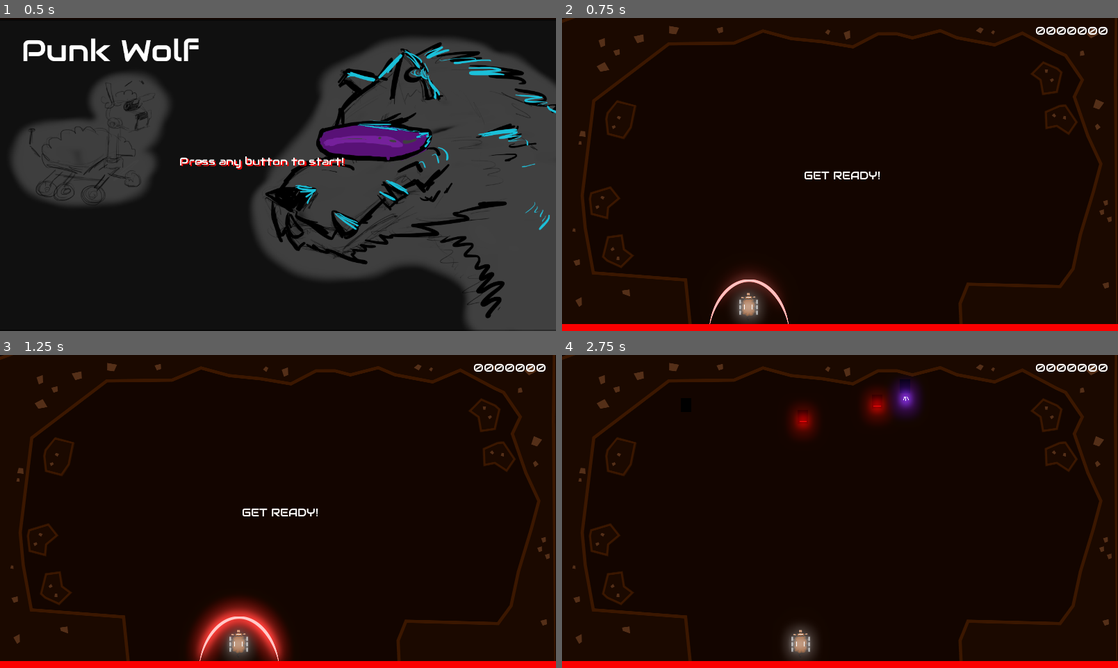
Above: before the commit, frames 1-4 (two rows, left to right).
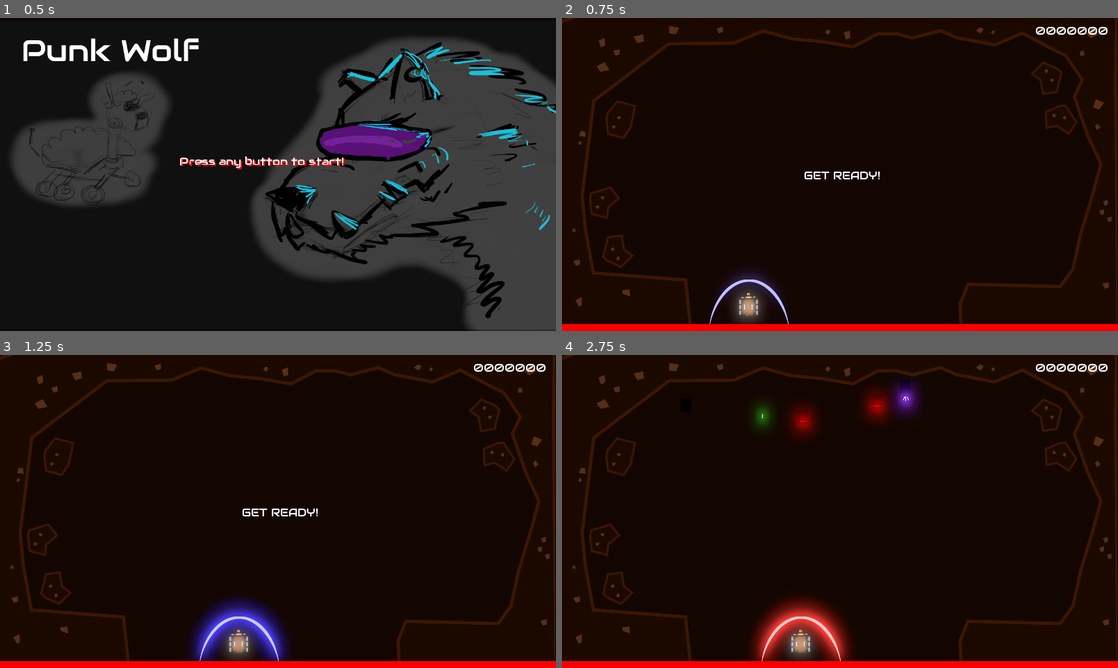
Above: after the commit, the same moments.

Repository: GameDrivenDesign/punk-wolf
Game: Godot game, scene res://newgame.tscn
Same seed, same stepped clock (60 frames per second), same inputs: the game is played once before the commit and once after it. Sound files missing from this copy of the repository are replaced by a short silence.
Inputs:
- Up to frame 1 (0.5 s): no input
- Up to frame 2 (0.75 s): tap Enter at 0.5 s; hold Right (ui_right) from 0.53 s (still down); hold E (shield_blue, bound only after the commit) from 0.53 s (still down)
- Up to frame 3 (1.25 s): keep holding Right (ui_right); keep holding E (shield_blue, bound only after the commit); tap R (shield_blue, bound only before the commit) at 0.8 s
- Up to frame 4 (2.75 s): release Right (ui_right) at 1.28 s; release E (shield_blue, bound only after the commit) at 1.28 s; hold Left (ui_left) 1.28-2.03 s; tap R (shield_blue, bound only before the commit) at 1.35 s; tap Q (shield_red, bound only after the commit) at 1.55 s; hold Right (ui_right) from 2.03 s (still down); hold Q (shield_red, bound only after the commit) from 2.03 s (still down); tap Up (shoot_0, bound only after the commit) at 2.3 s

Frame 1 is identical in both runs. In frame 2, 0.5% of the frame differs, in the area x 26-41%, y 81-98%; in frame 3, 2.5%; in frame 4, 2.8%, in the area x 34-53%, y 15-98%.

Commit message:
update keybindings

Diff:
--- a/project.godot
+++ b/project.godot
@@ -37,34 +37,24 @@
 
 [input]
 
-red={
+shoot_0={
 "deadzone": 0.5,
-"events": [ Object(InputEventKey,"resource_local_to_scene":false,"resource_name":"","device":0,"alt":false,"shift":false,"control":false,"meta":false,"command":false,"pressed":false,"scancode":82,"unicode":0,"echo":false,"script":null)
+"events": [ Object(InputEventKey,"resource_local_to_scene":false,"resource_name":"","device":0,"alt":false,"shift":false,"control":false,"meta":false,"command":false,"pressed":false,"scancode":16777232,"unicode":0,"echo":false,"script":null)
  ]
 }
-blue={
+shoot_1={
 "deadzone": 0.5,
-"events": [ Object(InputEventKey,"resource_local_to_scene":false,"resource_name":"","device":0,"alt":false,"shift":false,"control":false,"meta":false,"command":false,"pressed":false,"scancode":84,"unicode":0,"echo":false,"script":null)
+"events": [ Object(InputEventKey,"resource_local_to_scene":false,"resource_name":"","device":0,"alt":false,"shift":false,"control":false,"meta":false,"command":false,"pressed":false,"scancode":16777234,"unicode":0,"echo":false,"script":null)
  ]
 }
-shoot_0={
+shield_red={
 "deadzone": 0.5,
 "events": [ Object(InputEventKey,"resource_local_to_scene":false,"resource_name":"","device":0,"alt":false,"shift":false,"control":false,"meta":false,"command":false,"pressed":false,"scancode":81,"unicode":0,"echo":false,"script":null)
  ]
 }
-shoot_1={
-"deadzone": 0.5,
-"events": [ Object(InputEventKey,"resource_local_to_scene":false,"resource_name":"","device":0,"alt":false,"shift":false,"control":false,"meta":false,"command":false,"pressed":false,"scancode":87,"unicode":0,"echo":false,"script":null)
- ]
-}
-shield_red={
+shield_blue={
 "deadzone": 0.5,
 "events": [ Object(InputEventKey,"resource_local_to_scene":false,"resource_name":"","device":0,"alt":false,"shift":false,"control":false,"meta":false,"command":false,"pressed":false,"scancode":69,"unicode":0,"echo":false,"script":null)
- ]
-}
-shield_blue={
-"deadzone": 0.5,
-"events": [ Object(InputEventKey,"resource_local_to_scene":false,"resource_name":"","device":0,"alt":false,"shift":false,"control":false,"meta":false,"command":false,"pressed":false,"scancode":82,"unicode":0,"echo":false,"script":null)
  ]
 }
 
